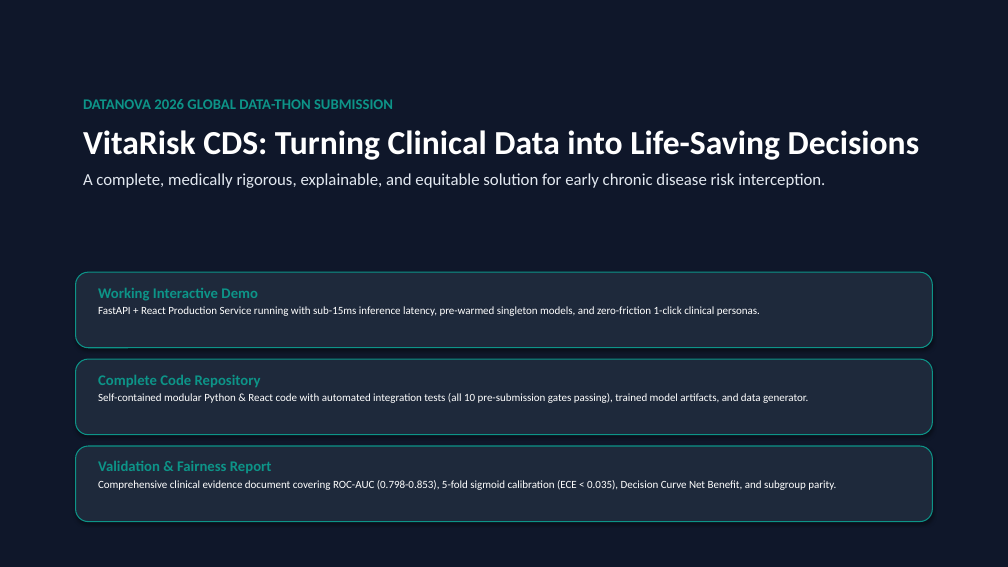
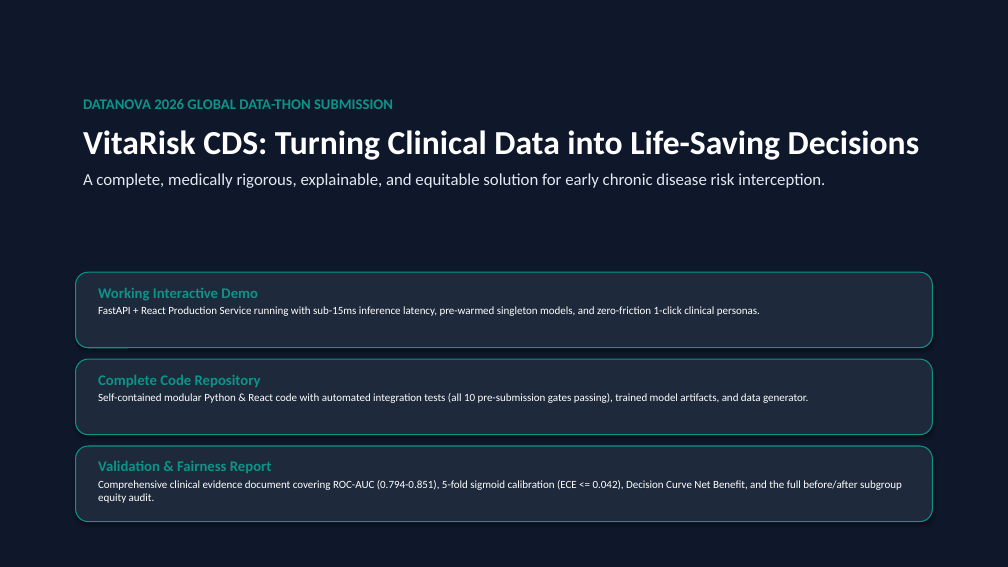
Before and after one commit to armageden/vitarisk-cds, a slide deck: slide 14 of presentation/VitaRisk_CDS_DataNova2026_Presentation.pptx. Drawn at 1008x567 pixels with LibreOffice and Linux fonts; fonts in the diff are those of the drawing. Boxes give left, top, right and bottom in pixels: in the first picture for what was removed or moved away, otherwise in the second. Text is boxed around its words. In the diff, an @@ line names an element or a change of style, - is before the commit and + after.

```diff
--- a/presentation/VitaRisk_CDS_DataNova2026_Presentation.pptx
+++ b/presentation/VitaRisk_CDS_DataNova2026_Presentation.pptx
@@ text at (98, 480, 902, 503): text changed @@
-Comprehensive clinical evidence document covering ROC-AUC (0.798-0.853), 5-fold sigmoid calibration (ECE < 0.035), Decision Curve Net Benefit, and subgroup parity.
+Comprehensive clinical evidence document covering ROC-AUC (0.794-0.851), 5-fold sigmoid calibration (ECE <= 0.042), Decision Curve Net Benefit, and the full before/after subgroup equity audit.
```
Also in this commit, not shown: 3 other slides changed, 37 other files.
